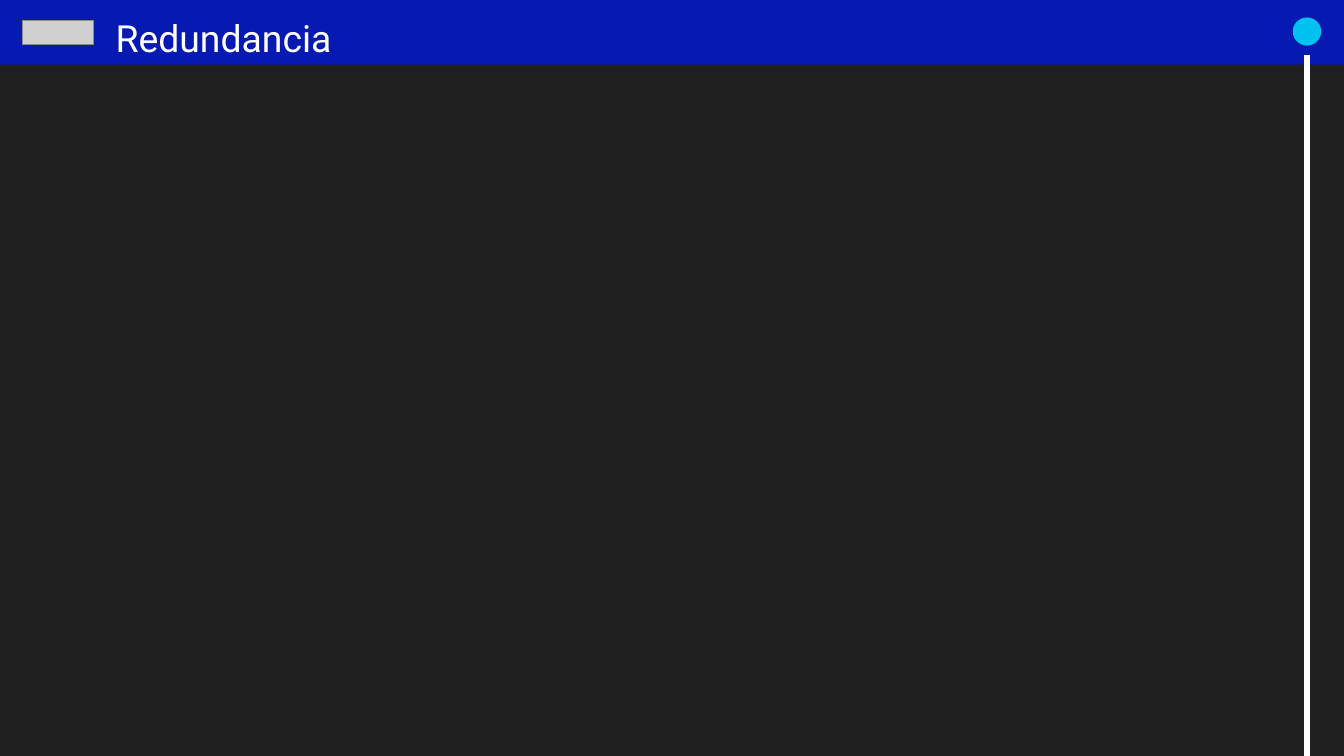
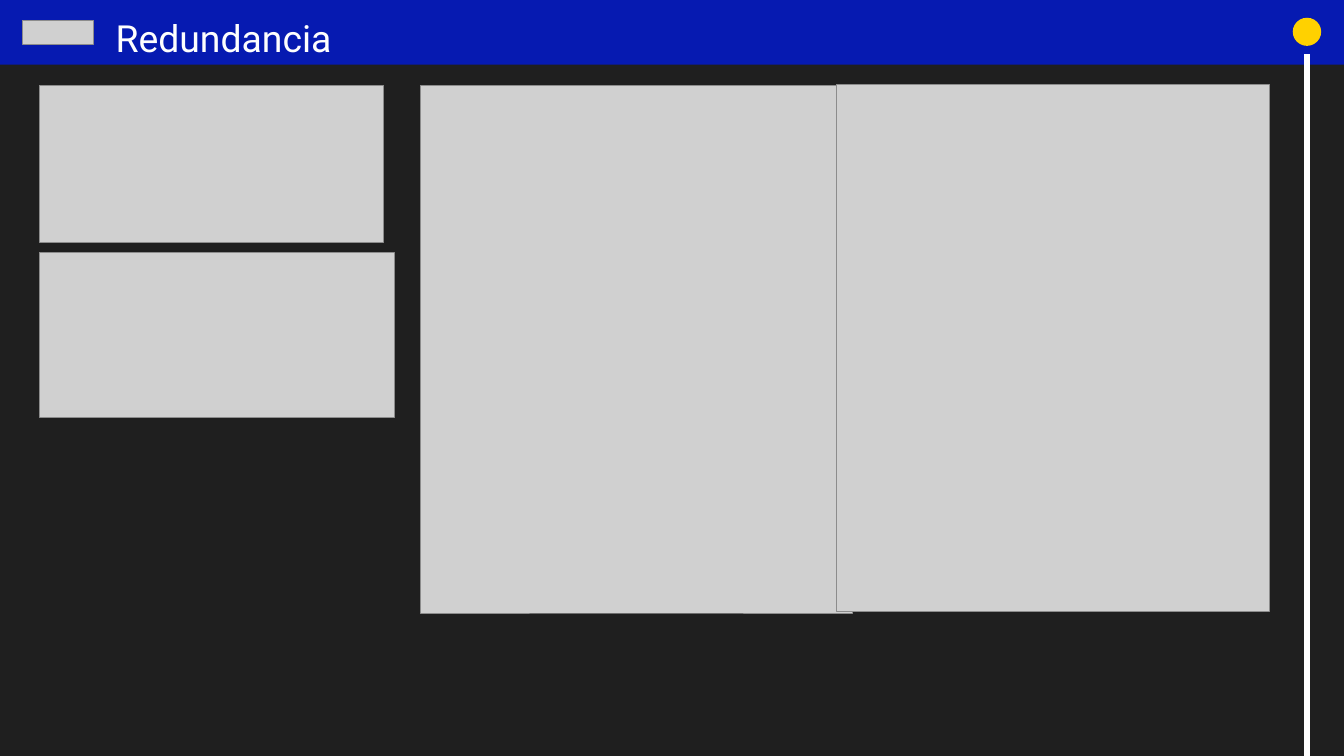
Before and after one commit to PowerRanger2130/PaceX, a slide deck: slide 17 of Projectmunka.pptx. Drawn at 1344x756 pixels with LibreOffice and Linux fonts; fonts in the diff are those of the drawing; grey boxes stand for pictures. Boxes give left, top, right and bottom in pixels: in the first picture for what was removed or moved away, otherwise in the second. Text is boxed around its words. In the diff, an @@ line names an element or a change of style, - is before the commit and + after.

```diff
--- a/Projectmunka.pptx
+++ b/Projectmunka.pptx
@@ ellipse at bbox=[1293, 18, 1321, 46]: fill #00C2F0 to #FFD100 @@
@@ picture added at bbox=[39, 86, 383, 243] @@
@@ picture added at bbox=[420, 86, 853, 613] @@
@@ picture added at bbox=[837, 84, 1269, 611] @@
@@ picture added at bbox=[39, 253, 394, 417] @@
```
Also in this commit, not shown: 2 other slides changed, 18 slides added, 17 slides removed, 26 other files.
